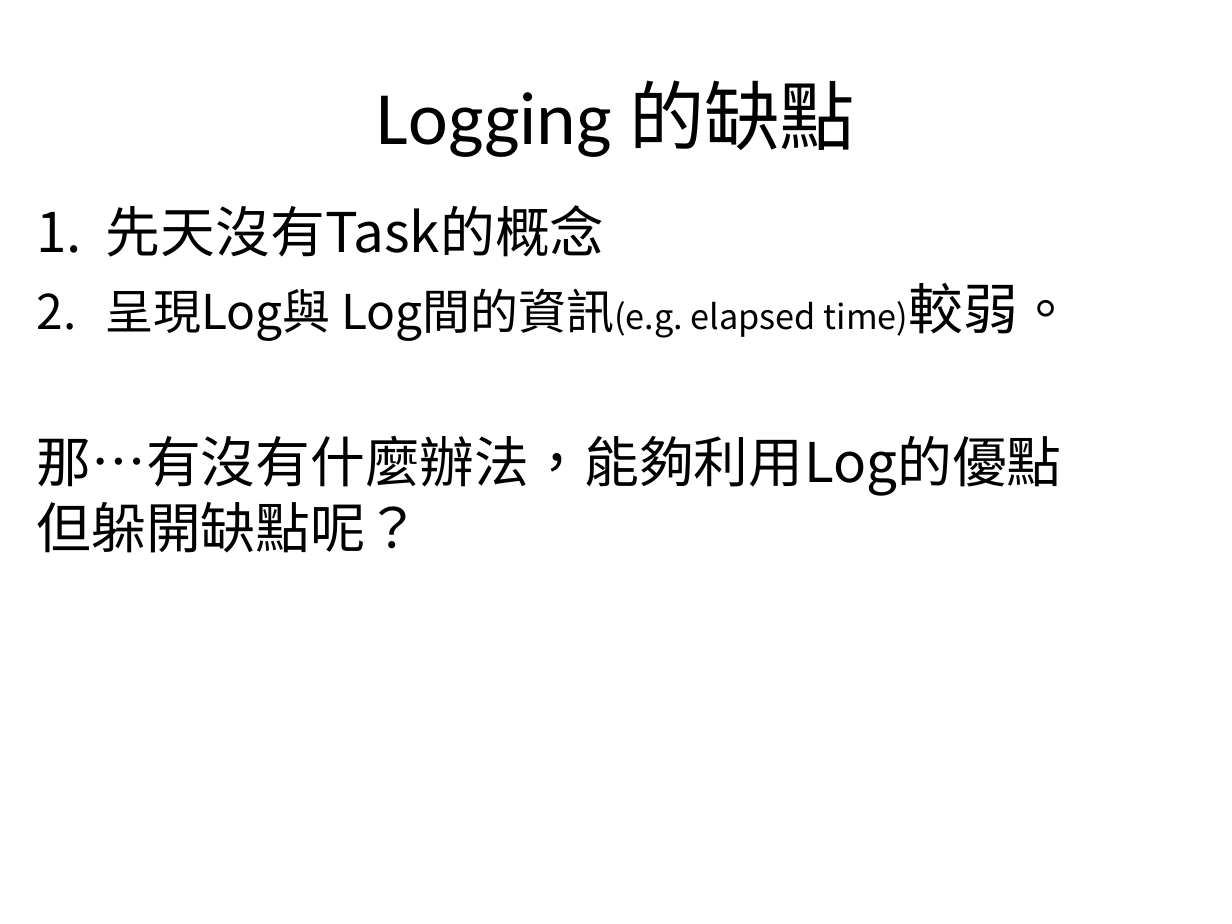
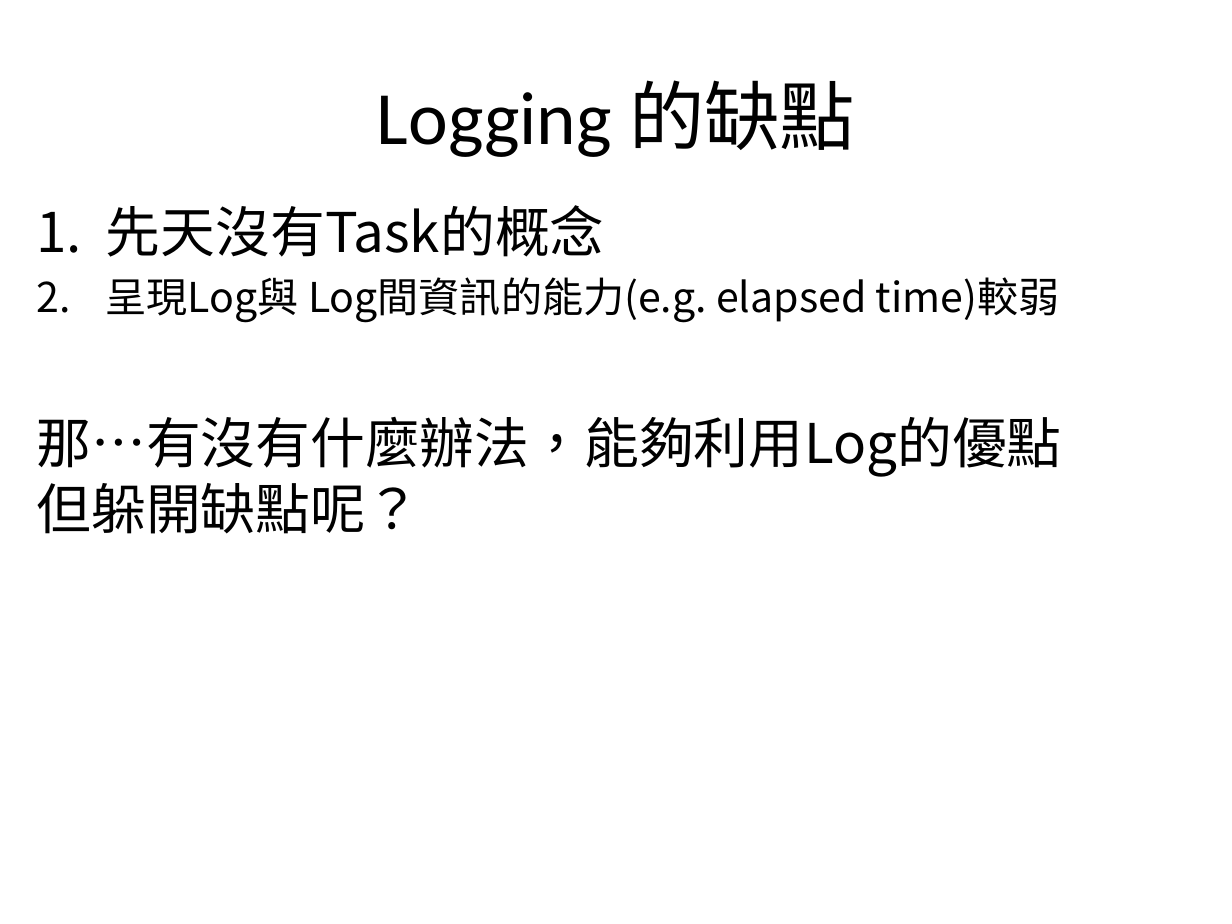
Before and after one commit to zanyking/java_two, a slide deck: slide 37 of 2013/Active Application Monitoring.pptx. Drawn at 1232x924 pixels with LibreOffice and Linux fonts; fonts in the diff are those of the drawing; background and template pictures are left out. Boxes give left, top, right and bottom in pixels: in the first picture for what was removed or moved away, otherwise in the second. Text is boxed around its words. In the diff, an @@ line names an element or a change of style, - is before the commit and + after.

```diff
--- a/2013/Active Application Monitoring.pptx
+++ b/2013/Active Application Monitoring.pptx
@@ text at box(106, 277, 1059, 323): text changed; size 20 to 24 pt @@
-2. 呈現Log與 Log間的資訊(e.g. elapsed time)較弱。
+2. 呈現Log與 Log間資訊的能力(e.g. elapsed time)較弱
```
Also in this commit, not shown: 3 other slides changed.
